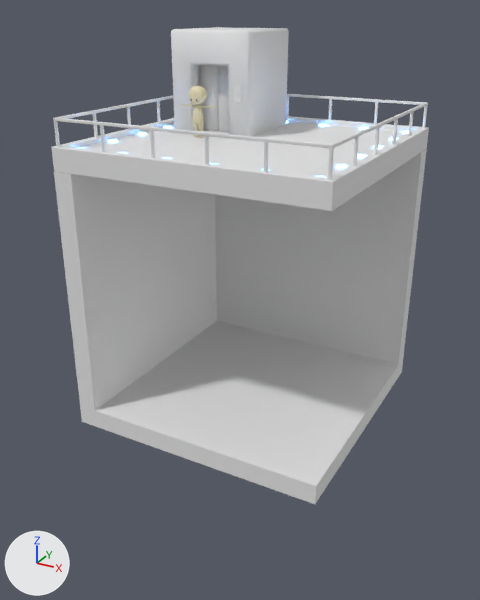
The glTF model public/models/building.glb, before and after one commit.
Both versions are drawn from a camera (50 mm lens) standing at (6.75, -12.92, 2.83) and looking at (-0.14, -0.39, -3.43). Every picture has the same lights, and +X, +Y and +Z are marked at lower left. Where no turn or scale is listed for an object, it has been applied to the vertices. Vertices at the same position are counted once.

The first picture shows 'エレベータードア.L', 'エレベータードア.R', '屋上エレベーター乗り口', '屋上床', '建物', '柵'.
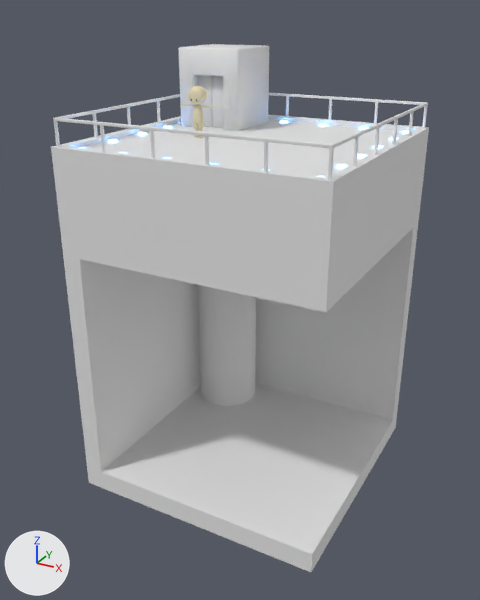
Where the newer file only moved an object's origin or applied its transform, the numbers keep the older frame.

What differs and where, as boxes [x1, y1, x2, y2] in the pictures (480 x 600 px):
'建物', moved
    before: [54, 149, 427, 504]
    after: [63, 224, 418, 572]
'屋上エレベーター乗り口', reshaped, moved (23% narrower, 20% shorter)
    before: [171, 27, 289, 136]
    after: [178, 44, 269, 131]
'円柱.012', added
    after: [198, 285, 256, 404]
'丸型エレベータードア.L', added
    after: [213, 343, 235, 406]
'エレベータードア.L', reshaped, moved, rescaled (20% narrower, 21% shorter)
    before: [200, 65, 219, 131]
    after: [198, 75, 213, 127]
'丸型エレベータードア.R', added
    after: [235, 339, 252, 405]
'エレベータードア.R', reshaped, moved, rescaled
    before: [218, 66, 229, 132]
    after: [212, 76, 224, 128]
part 1 of me_立方体_018, cut back
    before: [51, 116, 424, 211]
    after: [51, 115, 424, 312]

The change, as a list of edits to the scene's bpy script:
```text
Change me_立方体_018:
    remove me_立方体_018.from_pydata(...)  # 142 vertices, 280 faces; spans x -3.0..3.0, y -3.0..3.0, z -0.2..0.3
    add me_立方体_018.from_pydata(...)  # 74 vertices, 144 faces; spans x -3.0..3.0, y -3.0..3.0, z -2.0..0.3
    me_立方体_018 part 1: 129 vertices removed from x -3.0..3.0, y -3.0..3.0, z -0.2..0.3; 61 vertices added at x -3.0..3.0, y -3.0..3.0, z -2.0..0.3
Change me_立方体_033:
    remove me_立方体_033.from_pydata(...)  # 82 vertices, 154 faces; spans x -1.0..1.0, y -1.0..1.0, z -1.05..1.2
    add me_立方体_033.from_pydata(...)  # 82 vertices, 154 faces; spans x -0.8..0.8, y -1.0..0.6, z -1.05..0.8
    me_立方体_033 part 2: 82 of 82 vertices moved; they spanned x -1.0..1.0, y -1.0..1.0, z -1.05..1.2 and now span x -0.8..0.8, y -1.0..0.6, z -1.05..0.8; mean shift (0.0, -0.13, -0.2); largest move (-0.95, 1.0, 1.15) -> (-0.77, 0.6, 0.77)
Change me_立方体_034:
    used by ob_エレベータードア_l; location = (-1.3, 1.5, 1.2); scale = (0.2, 0.2, 0.2)
    remove me_立方体_034.from_pydata(...)  # 24 vertices, 44 faces; spans x -2.34..0.0, y -4.11..-3.81, z -5.0..2.39
    add me_立方体_034.from_pydata(...)  # 24 vertices, 44 faces; spans x -0.4..0.0, y -0.82..-0.76, z -0.81..0.39
    me_立方体_034 part 3: 24 of 24 vertices moved; they spanned x -2.34..0.0, y -4.11..-3.81, z -5.0..2.39 and now span x -0.4..0.0, y -0.82..-0.76, z -0.81..0.39; mean shift (0.97, 3.17, 1.09); largest move (-2.24, -4.01, -5.0) -> (-0.37, -0.79, -0.81)
Change me_立方体_035:
    used by ob_エレベータードア_r; location = (-1.3, 1.5, 1.2); scale = (0.2, 0.2, 0.2)
    remove me_立方体_035.from_pydata(...)  # 24 vertices, 44 faces; spans x 0.0..2.34, y -4.11..-3.81, z -5.0..2.39
    add me_立方体_035.from_pydata(...)  # 24 vertices, 44 faces; spans x 0.0..0.4, y -0.82..-0.76, z -0.81..0.39
    me_立方体_035 part 4: 24 of 24 vertices moved; they spanned x 0.0..2.34, y -4.11..-3.81, z -5.0..2.39 and now span x 0.0..0.4, y -0.82..-0.76, z -0.81..0.39; mean shift (-0.97, 3.17, 1.09); largest move (2.24, -4.01, -5.0) -> (0.37, -0.79, -0.81)
Add me_円柱_020:
    me_円柱_020.from_pydata([(0.79, 0.0, -1.84), (0.78, -0.15, -1.84), (0.73, -0.3, -1.84), (0.66, -0.44, -1.84), (0.56, -0.56, -1.84), (0.79, 0.0, -3.79), (0.78, -0.15, -3.79), (0.73, -0.3, -3.79), (0.66, -0.44, -3.79), (0.56, -0.56, -3.79)], [], [(8, 3, 4), (8, 4, 9), (7, 2, 3), (7, 3, 8), (6, 1, 2), (6, 2, 7), (5, 0, 1), (5, 1, 6)])
Add me_円柱_019:
    me_円柱_019.from_pydata([(0.56, -0.56, -1.84), (0.44, -0.66, -1.84), (0.3, -0.73, -1.84), (0.15, -0.78, -1.84), (0.0, -0.79, -1.84), (0.56, -0.56, -3.79), (0.44, -0.66, -3.79), (0.3, -0.73, -3.79), (0.15, -0.78, -3.79), (0.0, -0.79, -3.79)], [], [(8, 3, 4), (8, 4, 9), (7, 2, 3), (7, 3, 8), (6, 1, 2), (6, 2, 7), (5, 0, 1), (5, 1, 6)])
Change ob_建物:
    ob_建物.location: (0.0, 0.0, -3.2) -> (0.0, 0.0, -5.0)
Change ob_屋上エレベーター乗り口:
    ob_屋上エレベーター乗り口.location: (-1.3, 1.3, 1.2) -> (-1.7, 1.9, 1.2)
Change ob_エレベータードア_l:
    ob_エレベータードア_l.scale: (0.2, 0.2, 0.2) -> (1.0, 1.0, 1.0)
    ob_エレベータードア_l.location: (-1.3, 1.5, 1.2) -> (-1.7, 1.9, 1.0)
Change ob_エレベータードア_r:
    ob_エレベータードア_r.scale: (0.2, 0.2, 0.2) -> (1.0, 1.0, 1.0)
    ob_エレベータードア_r.location: (-1.3, 1.5, 1.2) -> (-1.7, 1.9, 1.0)
Add ob_丸型エレベータードア_r:
    ob_丸型エレベータードア_r = bpy.data.objects.new('丸型エレベータードア.R', me_円柱_020)
    ob_丸型エレベータードア_r.location = (-1.69, 1.7, -3.7)
Add ob_丸型エレベータードア_l:
    ob_丸型エレベータードア_l = bpy.data.objects.new('丸型エレベータードア.L', me_円柱_019)
    ob_丸型エレベータードア_l.location = (-1.69, 1.7, -3.7)
Add ob_円柱_012:
    ob_円柱_012 = bpy.data.objects.new('円柱.012', me_円柱_018)  # 320 vertices, 600 faces; spans x -0.8..0.8, y -0.8..0.8, z -3.9..3.83
    ob_円柱_012.location = (-1.69, 1.7, -3.7)
```
